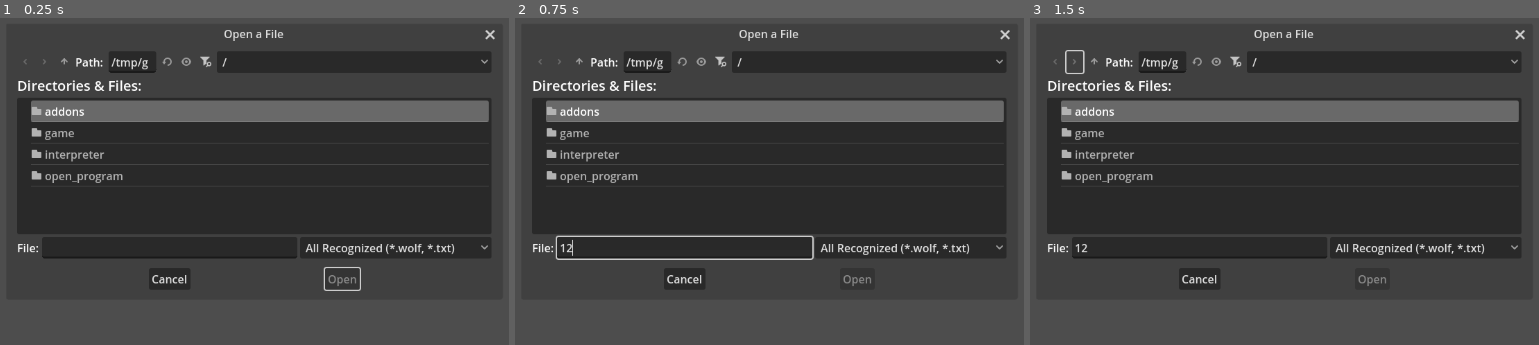
Above: before the commit, frames 1-3 (left to right).
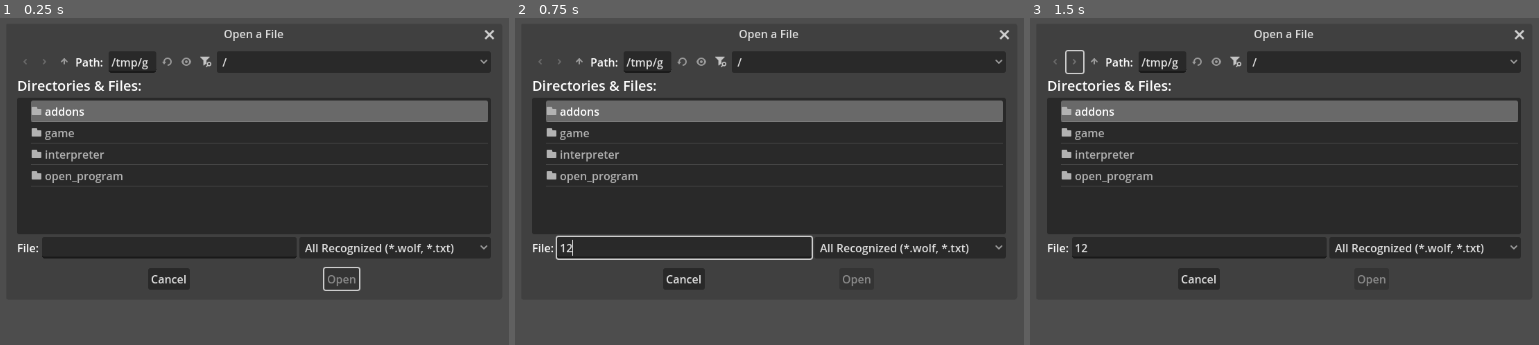
Above: after the commit, the same moments.

Repository: CattacoCattaco/Wolf-Interpreter
Game: Godot game, scene res://open_program/open_program_scene.tscn
Two runs of this game, one before a commit and one after it. Both use one fixed random seed, a clock stepped at 60 frames per second and the inputs below.
Inputs (mouse positions are in pixels of both pictures, inside the frame that each line leads up to):
- Up to frame 1 (0.25 s): no input
- Up to frame 2 (0.75 s): click (682, 246) at 0.52 s; type "12" at 0.6 s
- Up to frame 3 (1.5 s): click (1075, 60) at 1.25 s

The runs differ from the first frame. In frame 1, 0.6% of the frame differs, in the area x 29-98%, y 3-84%; in frame 2, 0.6%; in frame 3, 0.6%.

Commit message:
Added Token class
• Token class now holds enough information to store a token

Diff:
--- /dev/null
+++ b/interpreter/evaluator.gd
@@ -0,0 +1,2 @@
+class_name Evaluator
+extends RefCounted
--- /dev/null
+++ b/interpreter/lexer.gd
@@ -0,0 +1,2 @@
+class_name Lexer
+extends RefCounted
--- /dev/null
+++ b/interpreter/parser.gd
@@ -0,0 +1,2 @@
+class_name Parser
+extends RefCounted
--- a/interpreter/token.gd
+++ b/interpreter/token.gd
@@ -1,2 +1,83 @@
 class_name Token
 extends RefCounted
+
+enum {
+	# Parentheses
+	OPEN_PAREN, CLOSE_PAREN, OPEN_BRACE, CLOSE_BRACE, OPEN_BRACKET, CLOSE_BRACKET, # 0 - 5
+
+	# Other one char tokens
+	COMMA, DOT, COLON, BIT_NOT, NEW_LINE, # 6 - 10
+
+	# Operators that change with an equal sign. Many also change with a second instance of self
+	MINUS, MINUS_EQUAL, DECREMENT, # 11-13
+	PLUS, PLUS_EQUAL, INCREMENT, # 14-16
+	SLASH, SLASH_EQUAL, # 17 and 18
+	STAR, STAR_EQUAL, # 19 and 20
+	PERCENT, PERCENT_EQUAL, # 21 and 22
+	BIT_AND, BIT_AND_EQUAL, # 23 and 24
+	BIT_OR, BIT_OR_EQUAL, # 25 and 26
+	BIT_XOR, BIT_XOR_EQUAL, # 27 and 28
+	NOT, NOT_EQUAL, # 29 and 30
+	SET_EQUAL, COMP_EQUAL, # 31 and 32
+	LESS, LESS_EQUAL, LEFT_SHIFT, # 33-35
+	MORE, MORE_EQUAL, RIGHT_SHIFT, # 36-38
+
+	# Literals and Identifiers
+	LITERAL, # 39
+	IDENTIFIER, # 40
+
+	# Keywords
+	AND, OR, XOR, # 41 - 43
+	IF, ELIF, ELSE, # 44 - 46
+	FOR, WHILE, # 47 and 48
+	IN, RANGE, # 49 and 50
+	CLASS, STRUCT, # 51 and 52
+	IS, AS, # 53 and 54
+	RETURN, # 55
+	PRINT, # 56
+	SUPER, # 57
+
+	# We need to keep track of leading whitespace
+	INDENT, # 58
+	OUTDENT, # 59
+
+	# End of file
+	EOF, # 60
+}
+
+const KEYWORDS: Dictionary[String, int] = {
+	"and": AND,
+	"or": OR,
+	"xor": XOR,
+	"if": IF,
+	"elif": ELIF,
+	"else": ELSE,
+	"for": FOR,
+	"while": WHILE,
+	"in": IN,
+	"range": RANGE,
+	"class": CLASS,
+	"struct": STRUCT,
+	"is": IS,
+	"as": AS,
+	"return": RETURN,
+	"print": PRINT,
+	"super": SUPER,
+}
+
+var token_type: int
+var lexeme: String
+var literal_value
+var line_num: int
+
+
+func _init(p_token_type: int = 0, p_lexeme: String = "", p_literal_value = null,
+		p_line_num: int = 0) -> void:
+	token_type = p_token_type
+	lexeme = p_lexeme
+	literal_value = p_literal_value
+	line_num = p_line_num
+
+
+func _to_string() -> String:
+	return "( %d %s %s )" % [token_type, lexeme, literal_value]
Not shown, added: interpreter/evaluator.gd.uid
Not shown, added: interpreter/lexer.gd.uid
Not shown, added: interpreter/parser.gd.uid
